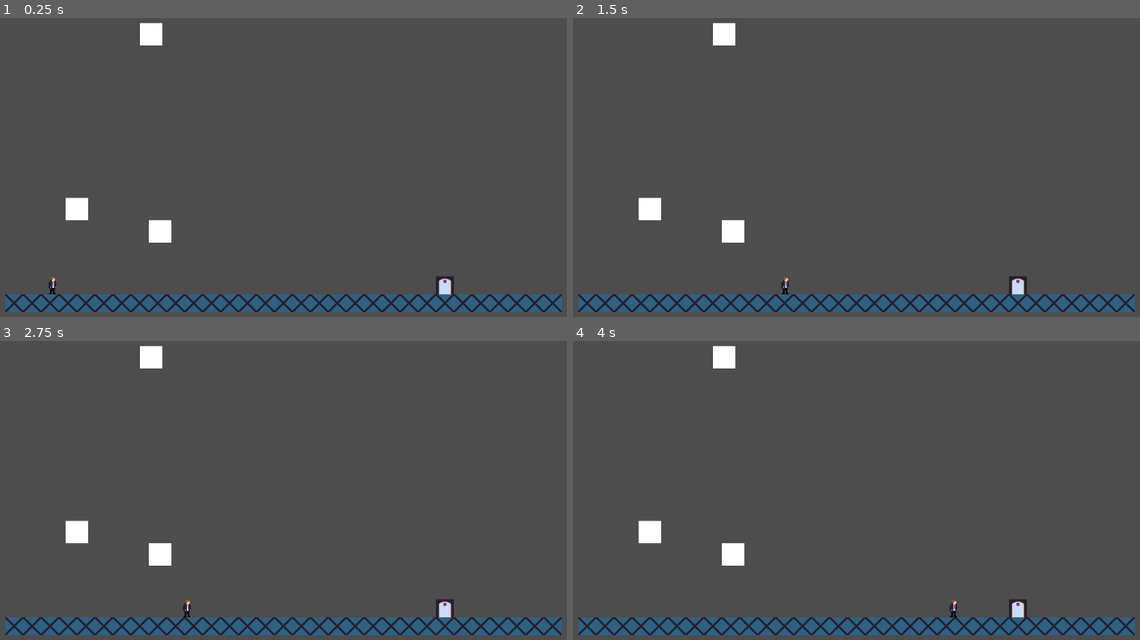
Above: before the commit, frames 1-4 (two rows, left to right).
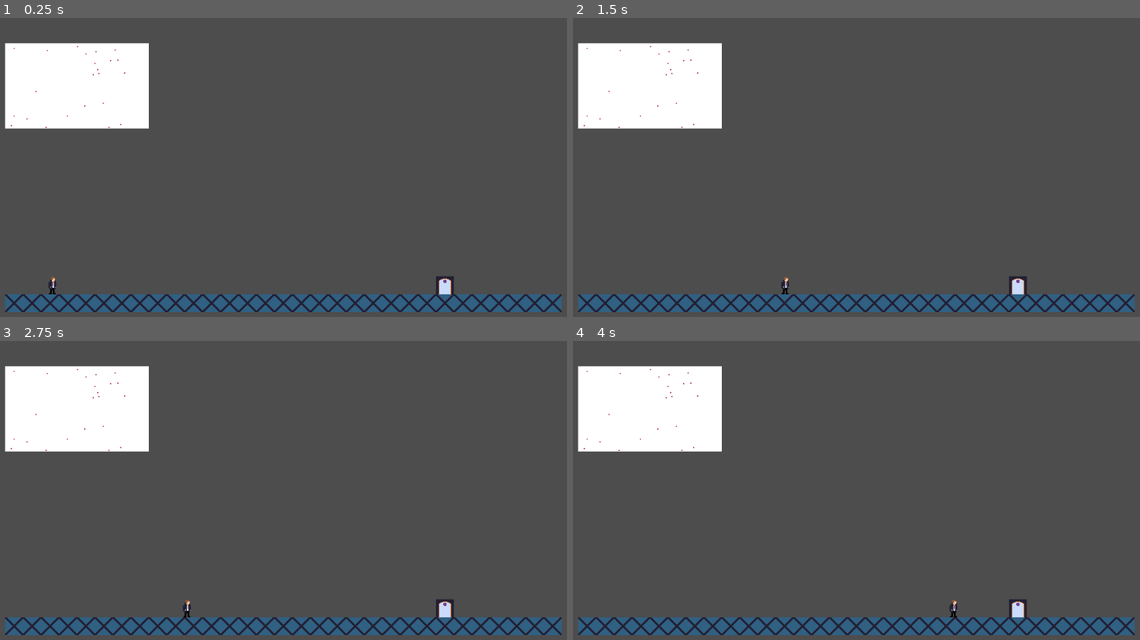
Above: after the commit, the same moments.

Repository: adamsocki/godot_city1
Game: Godot game, scene res://scenes/Game.tscn
The game is run twice, just before and just after one commit, with the same random seed, the same clock (stepped at 60 frames per second) and the same inputs.
Inputs:
- Up to frame 1 (0.25 s): no input
- Up to frame 2 (1.5 s): tap Enter (ui_accept) at 0.5, 0.77, 1.25 s; hold Right (ui_right) from 0.53 s (still down)
- Up to frame 3 (2.75 s): tap Enter (ui_accept) at 1.52, 2 s; release Right (ui_right) at 2.03 s; hold Left (ui_left) from 2.03 s (still down)
- Up to frame 4 (4 s): release Left (ui_left) at 2.78 s; hold Right (ui_right) from 2.78 s (still down); tap Enter (ui_accept) at 3.02, 3.5, 3.77 s

The runs differ from the first frame. In frame 1, 8.2% of the frame differs, in the area x 0-31%, y 1-76%; in frame 2, 8.2%; in frame 3, 8.2%; in frame 4, 8.2%.

Commit message:
scale to map

Diff:
--- a/Subway/grid_manager.gd
+++ b/Subway/grid_manager.gd
@@ -5,28 +5,23 @@
 
 # Called when the node enters the scene tree for the first time.
 func init_grid_manager():
-#	Global.grid = Grid.instantiate(10,10)
-#	Global.grid = Grid
+
 	Global.grid = Grid.new(100,100)
 	var grid_display_scene = load("res://scenes/Grid_Display.tscn").instantiate()
 	grid_display_scene.name = "GridDisplay"
 	add_child(grid_display_scene)
 	Grid_Display_Scene = grid_display_scene
 
-#	stations.resize(3)
-	for a in 3:
+	# CREATE RANDOM STATIONS
+	for a in 23:
 		var new_station = Global.grid.generate_new_station()
 #		stations.append(new_station)
 #		print(new_station.grid_location)
 
 	Grid_Display_Scene.init_grid_display()
 
-	pass # Replace with function body.
-
 
 # Called every frame. 'delta' is the elapsed time since the previous frame.
 func update_grid_manager(delta):
-#	print(Global.grid.grid_size_x)
+
 	Grid_Display_Scene.update_grid_display(delta)
-
-	pass
--- a/scenes/Grid_Display.tscn
+++ b/scenes/Grid_Display.tscn
@@ -4,3 +4,16 @@
 
 [node name="Grid_Display" type="Node2D"]
 script = ExtResource("1_koufc")
+
+[node name="Map_Viewer" type="Control" parent="."]
+layout_mode = 3
+anchors_preset = 0
+offset_left = 64.0
+offset_top = 64.0
+offset_right = 282.0
+offset_bottom = 192.0
+
+[node name="Map_Size" type="ColorRect" parent="Map_Viewer"]
+layout_mode = 0
+offset_right = 256.0
+offset_bottom = 152.0
--- a/scenes/station.tscn
+++ b/scenes/station.tscn
@@ -6,5 +6,6 @@
 script = ExtResource("1_74kc7")
 
 [node name="ColorRect" type="ColorRect" parent="."]
-offset_right = 40.0
-offset_bottom = 40.0
+offset_right = 2.0
+offset_bottom = 2.0
+color = Color(0.686275, 0.203922, 0.321569, 1)
--- a/scripts/Grid_display_script.gd
+++ b/scripts/Grid_display_script.gd
@@ -4,24 +4,48 @@
 
 
 func init_grid_display():
+
+#	var colorrect_size =
+	$Map_Viewer.size = $Map_Viewer/Map_Size.get_size()
+	# LOAD AND SET STATIONS
 	for station in Global.grid.station_list:
-		print(station.grid_location)
+
+		# SET STATION TO GRID
 		var station_load = load("res://scenes/station.tscn").instantiate()
 		station_load.set_station_data(station)
 
-#		station_load.name = station.station_name
-#		station_load.grid_location = station.grid_location
-#		station_load.transform.position = station.grid_position
-		add_child(station_load)
+		#SET STATION POSITIONS
+		var scaleFactor = Vector2($Map_Viewer.get_size().x / Global.grid.grid_size_x, $Map_Viewer.get_size().y / Global.grid.grid_size_y)
+		var scaledVector = Vector2(station.grid_location.x  * scaleFactor.x, station.grid_location.y * scaleFactor.y)
+
+#		var windowSize = Vector2($Map_Viewer.get_size().x, $Map_Viewer.get_size().y)
+		station_load.position = scaledVector
+#		station_load.position = station_load.position
+
+		print(station.grid_location)
+		print(station_load.position)
+
+
+
+#		station_load.position.x = station.grid_location.x / $Map_Viewer.get_size().x
+#		station_load.position.y = station.grid_location.y / $Map_Viewer.get_size().y
+
+#		station_load.get_child(0).size.x /= $Map_Viewer.get_size().x
+#		station_load.get_child(0).size.y /= $Map_Viewer.get_size().y
+
+		# ADD STATION AS CHILDREN
+		$Map_Viewer.add_child(station_load)
+#		print($Map_Viewer.get_size())
 
 
 
 func update_grid_display(delta):
-	var children = get_children()
-	for child in children:
-		var station_data = child.get_station_data()
-		child.position.x = station_data.grid_location.x * 4
-		child.position.y = station_data.grid_location.y * 4
+	pass
 
-		print("cs")
-	pass
+#	var children = get_children()
+#	for child in children:
+#		var station_data = child.get_station_data()
+##		child.position.x = station_data.grid_location.x * 4
+##		child.position.y = station_data.grid_location.y * 4
+
+#		print("cs")
Not shown, changed: .DS_Store
